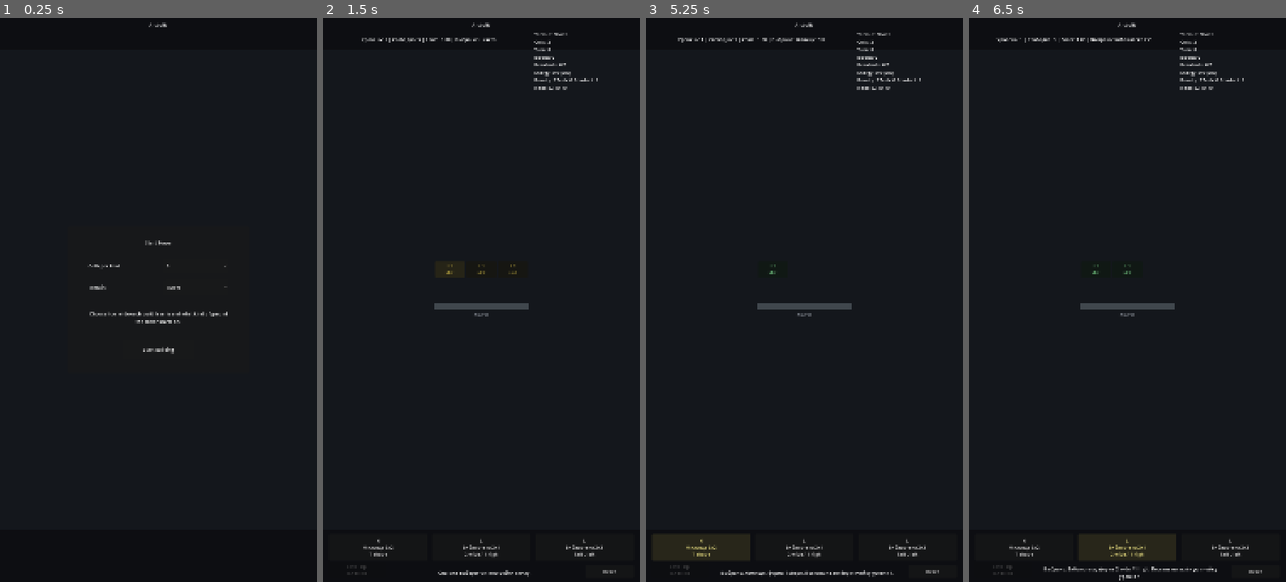
Above: before the commit, frames 1-4 (left to right).
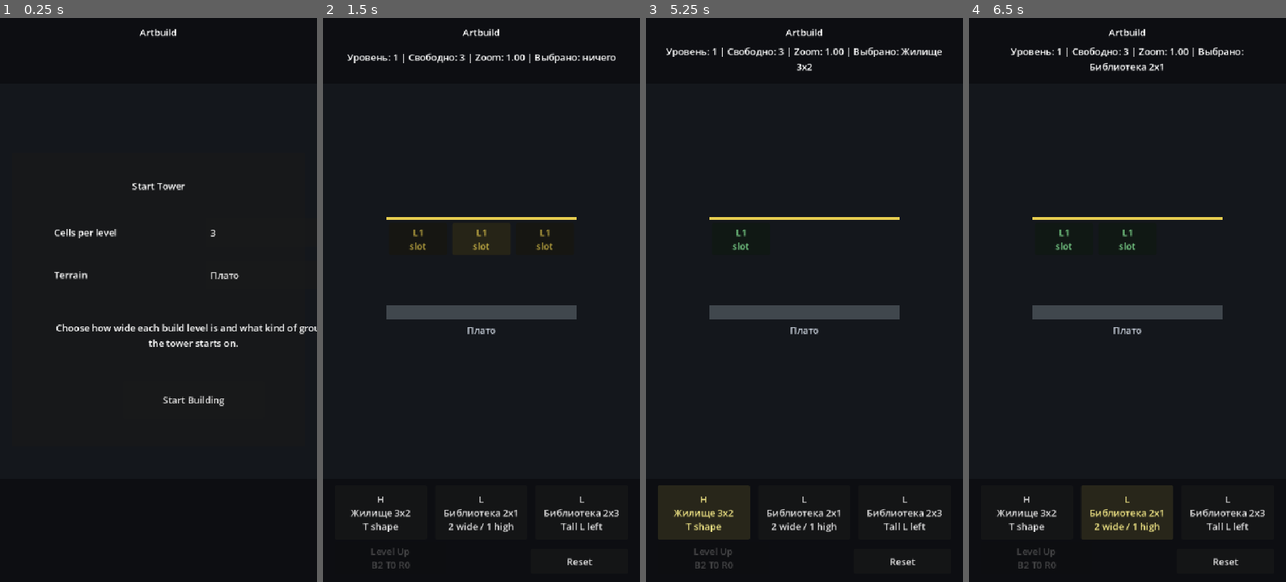
Above: after the commit, the same moments.

Repository: JUSTConnect/artbuild
Game: Godot game, scene res://scenes/main.tscn
Two runs of this game, one before a commit and one after it. Both use one fixed random seed, a clock stepped at 60 frames per second and the inputs below.
Inputs:
- Up to frame 1 (0.25 s): no input
- Up to frame 2 (1.5 s): click "Start Building" at 0.5 s; click "L1 slot" at 1.25 s
- Up to frame 3 (5.25 s): click "L1 slot" at 2 s; click "L1 slot" at 2.75 s; click "L1 slot" at 3.5 s; click "L1 slot" at 4.25 s; click "H Жилище 3x2 T shape" at 5 s
- Up to frame 4 (6.5 s): click "L Библиотека 2x1 2 wide / 1 h…" at 5.75 s

The runs differ from the first frame. In frame 1, 2.0% of the frame differs, in the area x 17-100%, y 0-69%; in frame 2, 4.7%; in frame 3, 6.0%; in frame 4, 6.2%, in the area x 8-94%, y 0-100%.

Commit message:
Use desktop friendly portrait viewport

Diff:
--- a/project.godot
+++ b/project.godot
@@ -22,8 +22,10 @@
 
 [display]
 
-window/size/viewport_width=1080
-window/size/viewport_height=1920
+window/size/viewport_width=540
+window/size/viewport_height=960
+window/size/window_width_override=540
+window/size/window_height_override=960
 window/stretch/mode="canvas_items"
 window/stretch/aspect="expand"
 window/handheld/orientation=1
